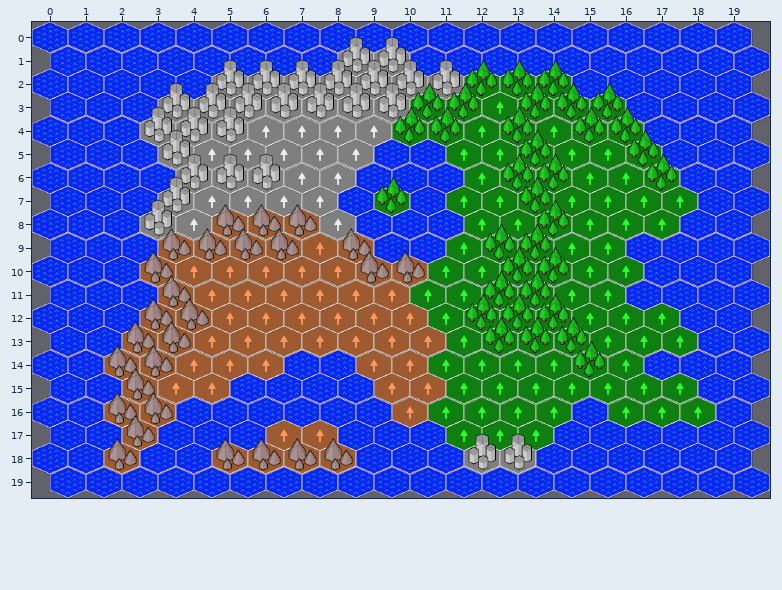
Tiled map: data/map.tmx. Above is the file before it was changed.
Cells are 60x52 px. Hexagonal. Every second row is shifted by half a cell. Shown: x 0..19, y 0..19.
The result:
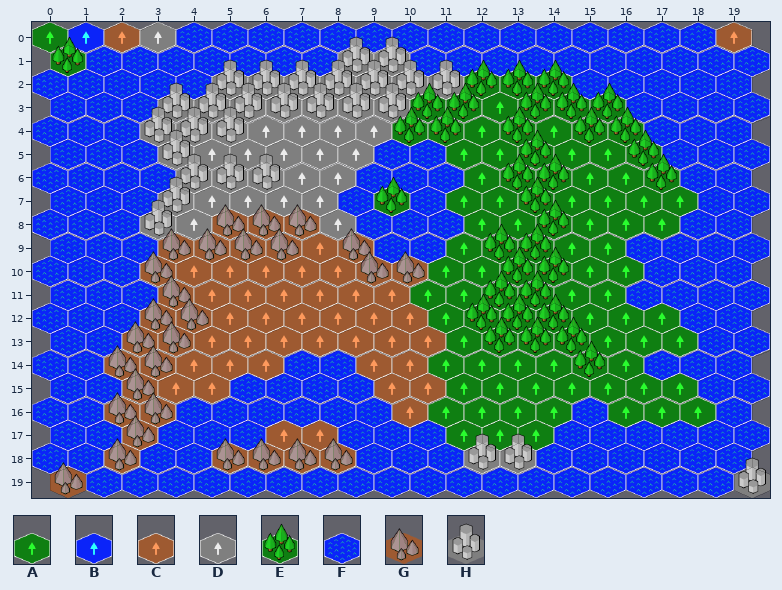
Key: from "Tileset_Hexagonal_PointyTop_60": A 0, B 1, C 2, D 3, E 4, F 5, G 10, H 11.
_ is an empty cell, . an unchanged one.
Change:
--- layer "Слой тайлов 1"
@@ x 0..19 @@
- 0 FFFF...............F
- 1 F...................
+ 0 ABCD...............C
+ 1 E...................
@@ x 0..19 @@
-19 F..................F
+19 G..................H
